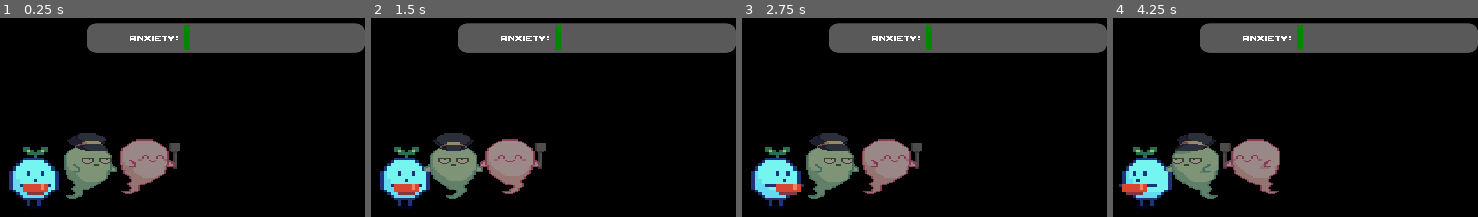
Above: before the commit, frames 1-4 (left to right).
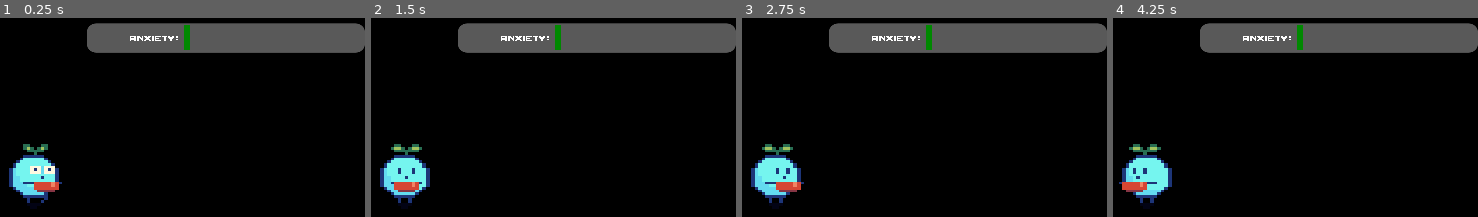
Above: after the commit, the same moments.

Repository: Tkaixiang/Microbform
Game: Godot game, scene res://assets/Player/PlayerNoodles.tscn
The game is run twice, just before and just after one commit, with the same random seed, the same clock (stepped at 60 frames per second) and the same inputs. This scene is started directly instead of the project's main scene.
Inputs (mouse positions are in pixels of both pictures, inside the frame that each line leads up to):
- Up to frame 1 (0.25 s): no input
- Up to frame 2 (1.5 s): tap Enter (enter) at 0.5, 0.6 s; move the mouse to (557, 179) at 0.52 s; hold Right (ui_right) 0.53-1.28 s; move the mouse to (outside the picture) at 1.27 s; hold Down (ui_down) from 1.28 s (still down); click (outside the picture) at 1.35 s
- Up to frame 3 (2.75 s): move the mouse to (851, 119) at 2.02 s; release Down (ui_down) at 2.03 s; hold Right (ui_right) from 2.03 s (still down); tap Enter (enter) at 2.1 s
- Up to frame 4 (4.25 s): move the mouse to (outside the picture) at 2.77 s; release Right (ui_right) at 2.78 s; hold Up (ui_up) 2.78-3.53 s; click (outside the picture) at 2.85 s; move the mouse to (outside the picture) at 3.52 s; hold Left (ui_left) from 3.53 s (still down); tap Enter (enter) at 3.6 s

The runs differ from the first frame. In frame 1, 7.7% of the frame differs, in the area x 2-50%, y 57-95%; in frame 2, 7.3%; in frame 3, 7.3%; in frame 4, 7.3%.
Error before the commit: Attempt to call function 'get' in base 'null instance' on a null instance. (res://assets/Player/Player.gd:14)

Commit message:
spill

Diff:
--- a/Mindfulhacks/assets/Player/PlayerNoodles.gd
+++ b/Mindfulhacks/assets/Player/PlayerNoodles.gd
@@ -3,13 +3,27 @@
 # shorthand for _ready()
 onready var animationPlayer = $AnimationPlayer # Access a child node in the SAME SCENE
 onready var animationTree = $AnimationTree
+onready var busGhost = $BusGhost
+onready var busGhostAnimeTree = $BusGhost/AnimationTree
+onready var busAnimeState = busGhostAnimeTree.get("parameters/playback")
+onready var canteenGhost = $CanteenGhost
+onready var canteenGhostAnimeTree = $CanteenGhost/AnimationTree
+onready var canteenAnimeState = canteenGhostAnimeTree.get("parameters/playback")
+onready var streetGhost = $StreetGhost
+onready var streetGhostAnimeTree = $StreetGhost/AnimationTree
+onready var streetAnimeState = streetGhostAnimeTree.get("parameters/playback")
 onready var animationState = animationTree.get("parameters/playback")
 var movement = true
+var spill = false
 
 # Called when the node enters the scene tree for the first time.
 # Any child node _ready() functions are called first.
 func _ready(): # "_" means a "callback" function
+	busGhost.visible = false
+	canteenGhost.visible = false
+	streetGhost.visible = false
 	animationTree.active = true # Activate animationTree
+	activateSpill()
 
 const MAX_SPEED = 60
 const ACCELERATION = 280
@@ -17,9 +31,22 @@
 
 var velocity = Vector2.ZERO
 
+func activateGhosts(ghost):
+	if (ghost == "bus"):
+		busGhost.visible = true
+	elif (ghost == "canteen"):
+		canteenGhost.visible = true
+	elif (ghost == "street"):
+		streetGhost.visible = true
+
+func activateSpill():
+	spill = true
+	animationTree.active = false
+	animationPlayer.play("Spill")
+
 # Runs every single "physics frame"
 func _physics_process(delta): # Delta is how long the last frame took to process
-	if (movement):
+
 		var input_vector = Vector2.ZERO
 		input_vector.x = Input.get_action_strength("ui_right") - Input.get_action_strength("ui_left")
 		# If pressing right key: input_vector.x = 1 - 0 = 1 (0-1)
@@ -28,13 +55,19 @@
 		# Normalise the vector to become a unit vector
 		# To prevent diagonal vectors from being faster
 
-		# If key is pressed, add to velocity (acceleration)
-		if (input_vector != Vector2.ZERO):
+			# If key is pressed, add to velocity (acceleration)
+		if (input_vector != Vector2.ZERO and movement and not spill):
 			velocity = velocity.move_toward(input_vector * MAX_SPEED, ACCELERATION * delta)
 
 			# Set blend position so that the animation for a certain direction is triggered (for both Idle+Run)
 			animationTree.set("parameters/Idle/blend_position", input_vector)
 			animationTree.set("parameters/Run/blend_position", input_vector)
+			busGhostAnimeTree.set("parameters/Float/blend_position", input_vector)
+			canteenGhostAnimeTree.set("parameters/Float/blend_position", input_vector)
+			streetGhostAnimeTree.set("parameters/Float/blend_position", input_vector)
+			busAnimeState.travel("Float")
+			canteenAnimeState.travel("Float")
+			streetAnimeState.travel("Float")
 			animationState.travel("Run") # Activate the "Run" blendSpace2D with the input_vector blend position
 		else:
 			velocity = velocity.move_toward(Vector2.ZERO, FRICTION * delta)
@@ -44,3 +77,9 @@
 
 
 		velocity = move_and_slide(velocity) # The larger Delta is, the larger the multiplication(move the same distance even if your framerate dies)
+
+
+func _on_AnimationPlayer_animation_finished(anim_name):
+	if (anim_name == "Spill"):
+		spill = false
+		animationTree.active = true
--- a/Mindfulhacks/assets/Player/PlayerNoodles.tscn
+++ b/Mindfulhacks/assets/Player/PlayerNoodles.tscn
@@ -1,12 +1,13 @@
-[gd_scene load_steps=33 format=2]
+[gd_scene load_steps=34 format=2]
 
 [ext_resource path="res://assets/Player/BusGhost.tscn" type="PackedScene" id=1]
-[ext_resource path="res://assets/Player/Player.gd" type="Script" id=2]
+[ext_resource path="res://assets/Player/PlayerNoodles.gd" type="Script" id=2]
 [ext_resource path="res://assets/Player/Hitbox.tscn" type="PackedScene" id=3]
 [ext_resource path="res://assets/Canteen/canteen walk cycle.png" type="Texture" id=4]
 [ext_resource path="res://assets/Player/CanteenGhost.tscn" type="PackedScene" id=5]
 [ext_resource path="res://assets/Speech Text/SpeechText.tscn" type="PackedScene" id=6]
 [ext_resource path="res://assets/AnxietyMeter/AnxietyMeter.tscn" type="PackedScene" id=7]
+[ext_resource path="res://assets/Streets/StreetGhost.tscn" type="PackedScene" id=8]
 
 [sub_resource type="CapsuleShape2D" id=1]
 radius = 6.0
@@ -147,95 +148,89 @@
 "values": [ 15, 16, 17, 18, 19 ]
 }
 
-[sub_resource type="Animation" id=25]
+[sub_resource type="Animation" id=10]
 resource_name = "Spill"
-loop = true
-tracks/0/type = "value"
-tracks/0/path = NodePath("PlayerSprite:frame")
-tracks/0/interp = 1
-tracks/0/loop_wrap = true
-tracks/0/imported = false
-tracks/0/enabled = true
-tracks/0/keys = {
-"times": PoolRealArray( 0, 0.1, 0.2 ),
+length = 0.8
+tracks/0/type = "value"
+tracks/0/path = NodePath("PlayerSprite:frame")
+tracks/0/interp = 1
+tracks/0/loop_wrap = true
+tracks/0/imported = false
+tracks/0/enabled = true
+tracks/0/keys = {
+"times": PoolRealArray( 0, 0.4, 0.7 ),
 "transitions": PoolRealArray( 1, 1, 1 ),
-"update": 1,
+"update": 0,
 "values": [ 20, 21, 22 ]
 }
 
-[sub_resource type="AnimationNodeAnimation" id=10]
+[sub_resource type="AnimationNodeAnimation" id=11]
 animation = "IdleLeft"
 
-[sub_resource type="AnimationNodeAnimation" id=11]
+[sub_resource type="AnimationNodeAnimation" id=12]
 animation = "IdleDown"
 
-[sub_resource type="AnimationNodeAnimation" id=12]
+[sub_resource type="AnimationNodeAnimation" id=13]
 animation = "IdleRight"
 
-[sub_resource type="AnimationNodeAnimation" id=13]
+[sub_resource type="AnimationNodeAnimation" id=14]
 animation = "IdleUp"
 
-[sub_resource type="AnimationNodeBlendSpace2D" id=14]
-blend_point_0/node = SubResource( 10 )
+[sub_resource type="AnimationNodeBlendSpace2D" id=15]
+blend_point_0/node = SubResource( 11 )
 blend_point_0/pos = Vector2( -1, 0 )
-blend_point_1/node = SubResource( 11 )
+blend_point_1/node = SubResource( 12 )
 blend_point_1/pos = Vector2( 0, 1 )
-blend_point_2/node = SubResource( 12 )
+blend_point_2/node = SubResource( 13 )
 blend_point_2/pos = Vector2( 1, 0 )
-blend_point_3/node = SubResource( 13 )
+blend_point_3/node = SubResource( 14 )
 blend_point_3/pos = Vector2( 0, -1 )
 blend_mode = 1
 
-[sub_resource type="AnimationNodeAnimation" id=15]
+[sub_resource type="AnimationNodeAnimation" id=16]
 animation = "RunLeft"
 
-[sub_resource type="AnimationNodeAnimation" id=16]
+[sub_resource type="AnimationNodeAnimation" id=17]
 animation = "RunDown"
 
-[sub_resource type="AnimationNodeAnimation" id=17]
+[sub_resource type="AnimationNodeAnimation" id=18]
 animation = "RunRight"
 
-[sub_resource type="AnimationNodeAnimation" id=18]
+[sub_resource type="AnimationNodeAnimation" id=19]
 animation = "RunUp"
 
-[sub_resource type="AnimationNodeBlendSpace2D" id=19]
-blend_point_0/node = SubResource( 15 )
+[sub_resource type="AnimationNodeBlendSpace2D" id=20]
+blend_point_0/node = SubResource( 16 )
 blend_point_0/pos = Vector2( -1, 0 )
-blend_point_1/node = SubResource( 16 )
+blend_point_1/node = SubResource( 17 )
 blend_point_1/pos = Vector2( 0, 1 )
-blend_point_2/node = SubResource( 17 )
+blend_point_2/node = SubResource( 18 )
 blend_point_2/pos = Vector2( 1, 0 )
-blend_point_3/node = SubResource( 18 )
+blend_point_3/node = SubResource( 19 )
 blend_point_3/pos = Vector2( 0, -1 )
 blend_mode = 1
 
-[sub_resource type="AnimationNodeStateMachineTransition" id=20]
-
 [sub_resource type="AnimationNodeStateMachineTransition" id=21]
 
-[sub_resource type="AnimationNodeStateMachine" id=22]
-states/Idle/node = SubResource( 14 )
+[sub_resource type="AnimationNodeStateMachineTransition" id=22]
+
+[sub_resource type="AnimationNodeStateMachine" id=23]
+states/Idle/node = SubResource( 15 )
 states/Idle/position = Vector2( 293, 93 )
-states/Run/node = SubResource( 19 )
+states/Run/node = SubResource( 20 )
 states/Run/position = Vector2( 502, 93 )
-transitions = [ "Idle", "Run", SubResource( 20 ), "Run", "Idle", SubResource( 21 ) ]
+transitions = [ "Idle", "Run", SubResource( 21 ), "Run", "Idle", SubResource( 22 ) ]
 start_node = "Idle"
 
-[sub_resource type="AnimationNodeStateMachinePlayback" id=23]
-
-[sub_resource type="CapsuleShape2D" id=24]
+[sub_resource type="AnimationNodeStateMachinePlayback" id=24]
+
+[sub_resource type="CapsuleShape2D" id=25]
 radius = 4.57367
 height = 6.05583
 
 [node name="PlayerNoodles" type="KinematicBody2D"]
 scale = Vector2( 1.057, 1.207 )
 script = ExtResource( 2 )
-
-[node name="PlayerSprite" type="Sprite" parent="."]
-position = Vector2( 0.628811, -6.41263 )
-texture = ExtResource( 4 )
-hframes = 23
-frame = 14
 
 [node name="CollisionShape2D" type="CollisionShape2D" parent="."]
 rotation = 1.5708
@@ -250,13 +245,12 @@
 anims/RunLeft = SubResource( 7 )
 anims/RunRight = SubResource( 8 )
 anims/RunUp = SubResource( 9 )
-anims/Spill = SubResource( 25 )
+anims/Spill = SubResource( 10 )
 
 [node name="AnimationTree" type="AnimationTree" parent="."]
-tree_root = SubResource( 22 )
+tree_root = SubResource( 23 )
 anim_player = NodePath("../AnimationPlayer")
-active = true
-parameters/playback = SubResource( 23 )
+parameters/playback = SubResource( 24 )
 parameters/Idle/blend_position = Vector2( 0.749186, 0.974138 )
 parameters/Run/blend_position = Vector2( -0.00194174, 0.0121458 )
 
@@ -265,13 +259,23 @@
 [node name="CollisionShape2D" parent="Hitbox" index="0"]
 position = Vector2( 0.477078, -1.12768 )
 scale = Vector2( 1.5, 1 )
-shape = SubResource( 24 )
+shape = SubResource( 25 )
 
 [node name="BusGhost" parent="." instance=ExtResource( 1 )]
-position = Vector2( 15.1793, -8.90522 )
+position = Vector2( 15.6258, -7.73222 )
 
 [node name="CanteenGhost" parent="." instance=ExtResource( 5 )]
-position = Vector2( 31.2259, -10.6239 )
+position = Vector2( -0.251453, -18.8349 )
+
+[node name="StreetGhost" parent="." instance=ExtResource( 8 )]
+position = Vector2( -15.1806, -7.42901 )
+
+[node name="PlayerSprite" type="Sprite" parent="."]
+position = Vector2( 0.628811, -6.41263 )
+scale = Vector2( 1, 1 )
+texture = ExtResource( 4 )
+hframes = 23
+frame = 20
 
 [node name="Camera2D" type="Camera2D" parent="."]
 position = Vector2( 3.78523, 2.66686 )
@@ -292,4 +296,6 @@
 margin_bottom = 16.228
 rect_scale = Vector2( 0.56, 0.741 )
 
+[connection signal="animation_finished" from="AnimationPlayer" to="." method="_on_AnimationPlayer_animation_finished"]
+
 [editable path="Hitbox"]
Not shown: 3 places in Mindfulhacks/Rooms/Canteen.tscn that only renumber resources
